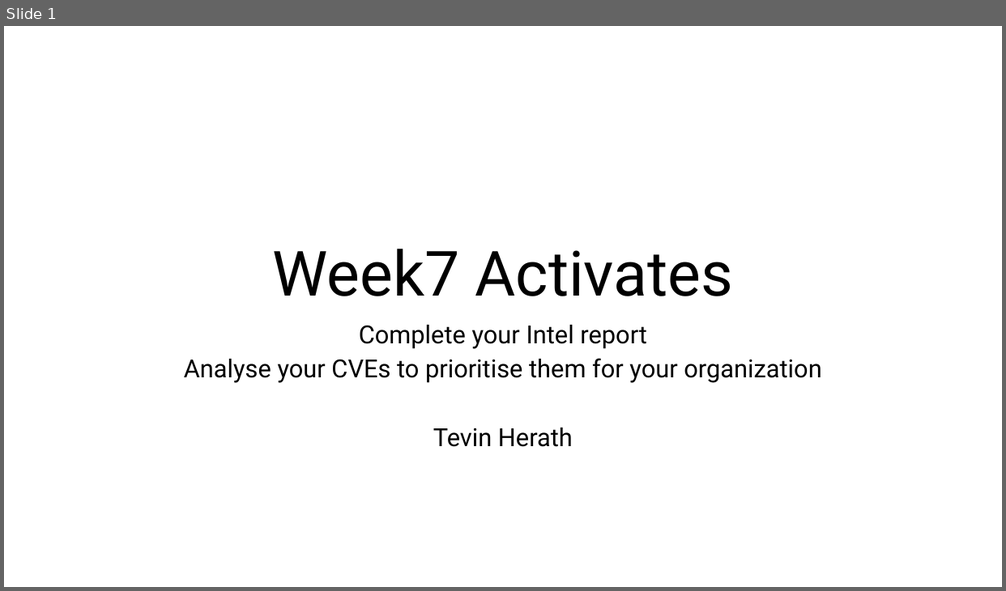
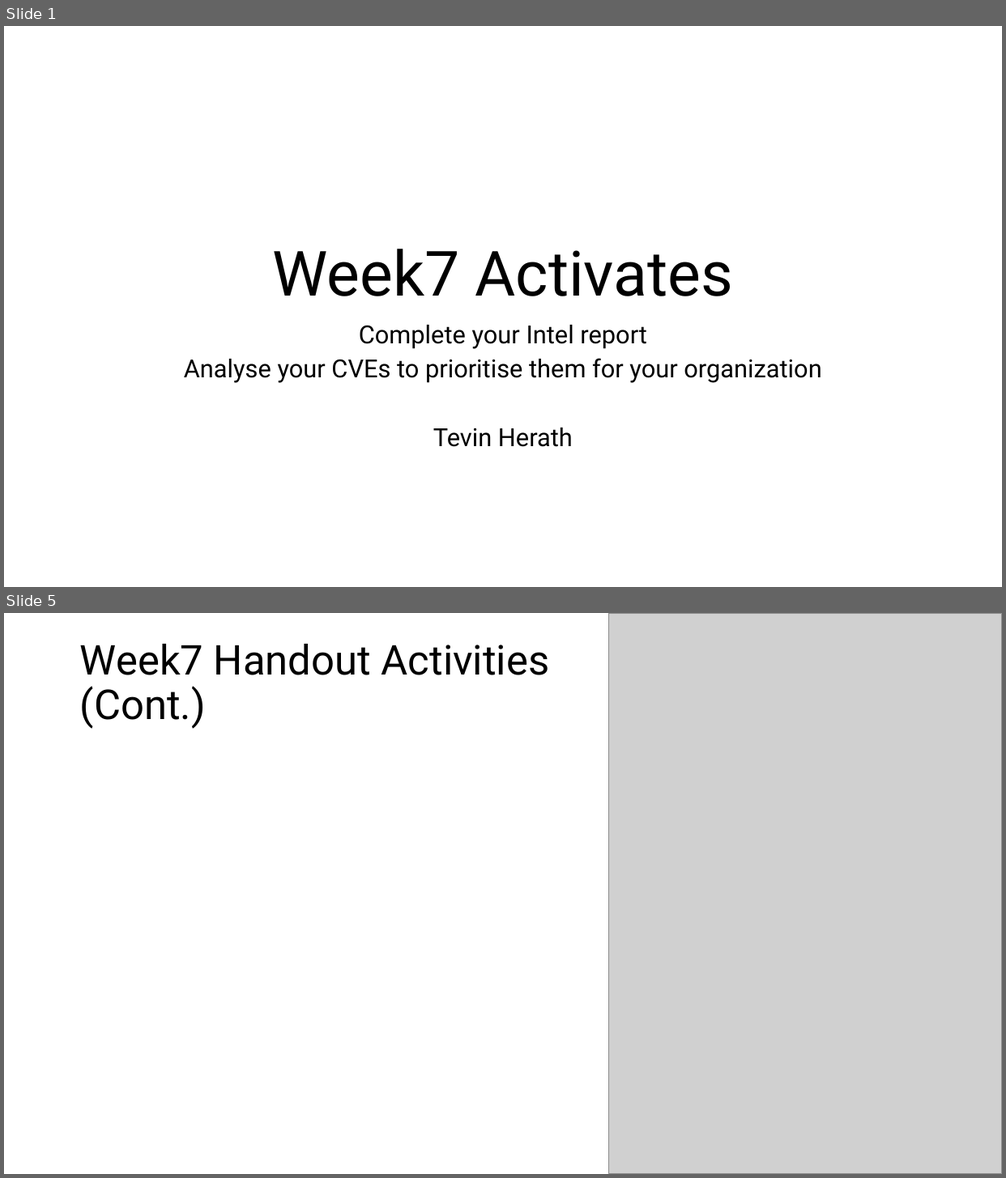
Before and after one commit to crimescene123/cyber, a slide deck: Week7 Activites.pptx. Shown one above the other, each under a label of ours: slide 1 before the commit, slides 1 and 5 after it; the slides between them are not shown. The pictures are 1006x591 and 1006x1178 pixels, drawn with LibreOffice and Linux fonts; fonts in the diff are those of the drawing; grey boxes stand for pictures. Boxes give left, top, right and bottom in pixels: in the first picture for what was removed or moved away, otherwise in the second. Text is boxed around its words. In the diff, an @@ line names an element or a change of style, - is before the commit and + after.

Commit message:
updating weekly activities

```diff
--- a/Week7 Activites.pptx
+++ b/Week7 Activites.pptx
@@ slide 5 added at bbox=[4, 613, 1002, 1174], background #FFFFFF @@
@@ picture added at bbox=[609, 614, 1001, 1174] @@
@@ title added at bbox=[80, 644, 550, 729], 39.6 pt, text #000000 @@
+Week7 Handout Activities (Cont.)
```
Also in this commit, not shown: 1 slide changed, 4 other slides added, 2 other files.
